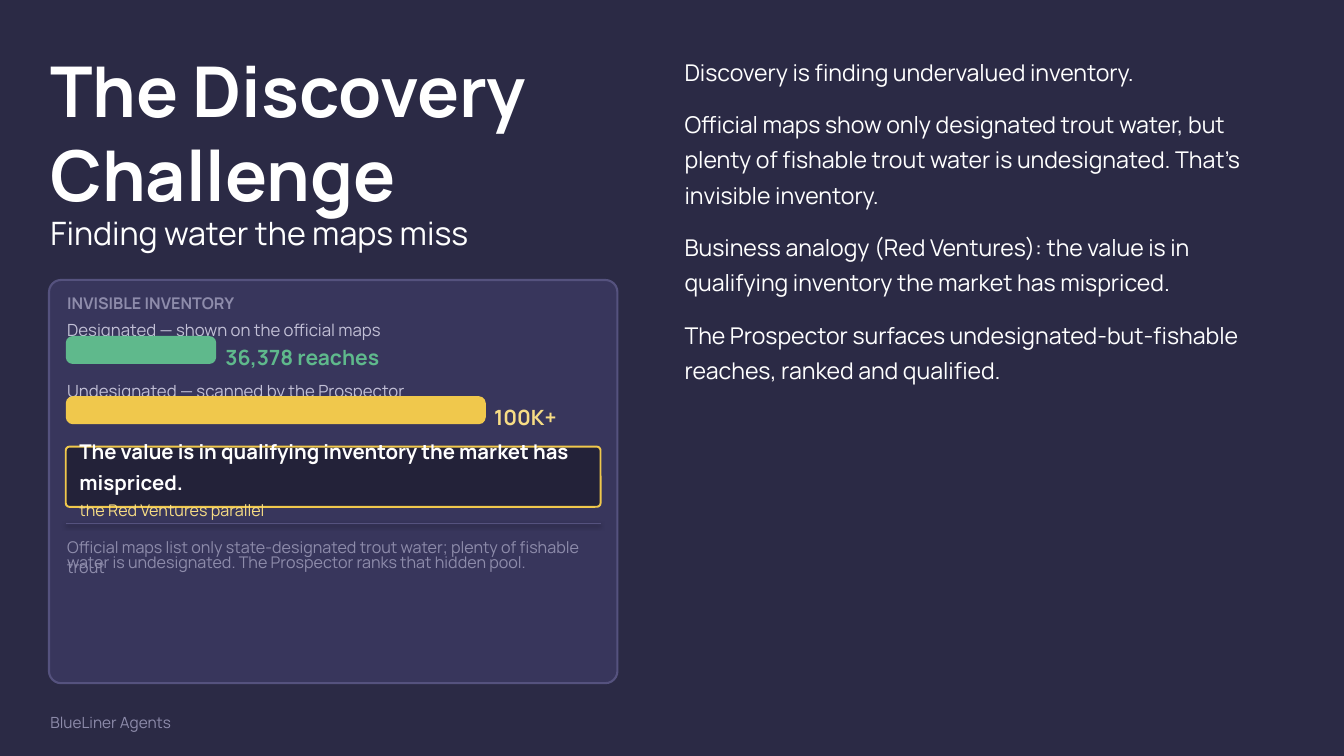
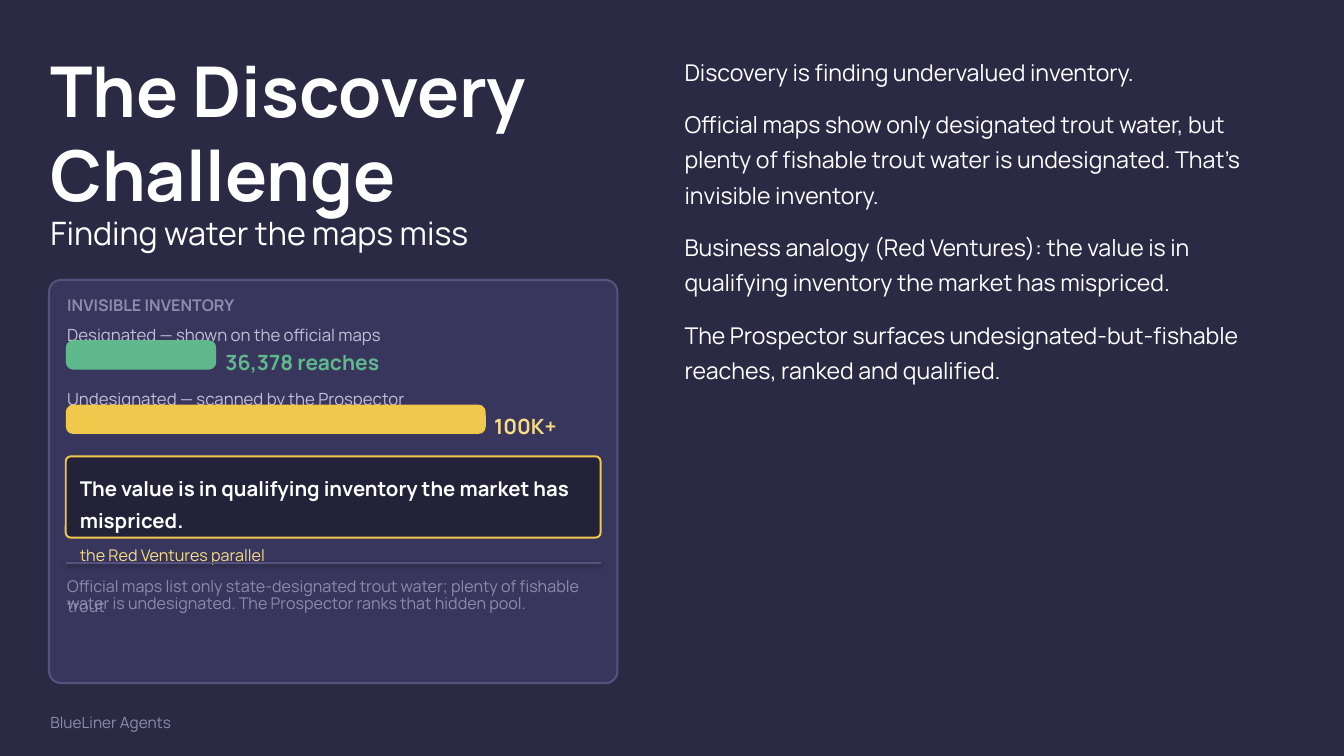
Before and after one commit to zmt28/BlueLiner, a slide deck: slide 2 of deck/assets/fill_batch2.pptx. Drawn at 1344x756 pixels with LibreOffice and Linux fonts; fonts in the diff are those of the drawing. Boxes give left, top, right and bottom in pixels: in the first picture for what was removed or moved away, otherwise in the second. Text is boxed around its words. In the diff, an @@ line names an element or a change of style, - is before the commit and + after.

```diff
--- a/deck/assets/fill_batch2.pptx
+++ b/deck/assets/fill_batch2.pptx
@@ 2 texts, 1 rounded rectangle: place and size @@
-2 texts, 1 rounded rectangle at [66, 323, 380, 368]
+2 texts, 1 rounded rectangle at [66, 328, 380, 373]
@@ 2 texts, 1 rounded rectangle: place and size @@
-2 texts, 1 rounded rectangle at [66, 385, 556, 426]
+2 texts, 1 rounded rectangle at [66, 390, 556, 435]
@@ rounded rectangle "The value is in qualifying ...": place and size @@
-rounded rectangle "The value is in qualifying ..." at [66, 447, 601, 507]
+rounded rectangle "The value is in qualifying ..." at [66, 457, 601, 538]
@@ rounded rectangle "The value is in qualifying ..." at [66, 457, 601, 538]: line spacing 1.25 to 1.3; more space between paragraphs; vertical alignment middle to top @@
@@ 2 texts, 1 line: place and size @@
-2 texts, 1 line at [66, 523, 601, 573]
+2 texts, 1 line at [66, 563, 601, 613]
```
Also in this commit, not shown: 1 other file.
